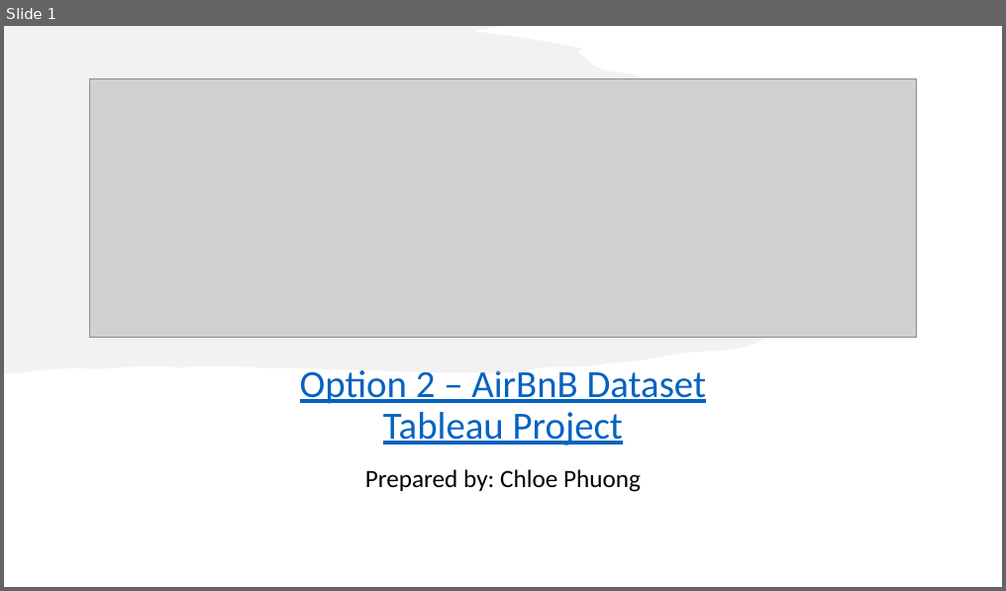
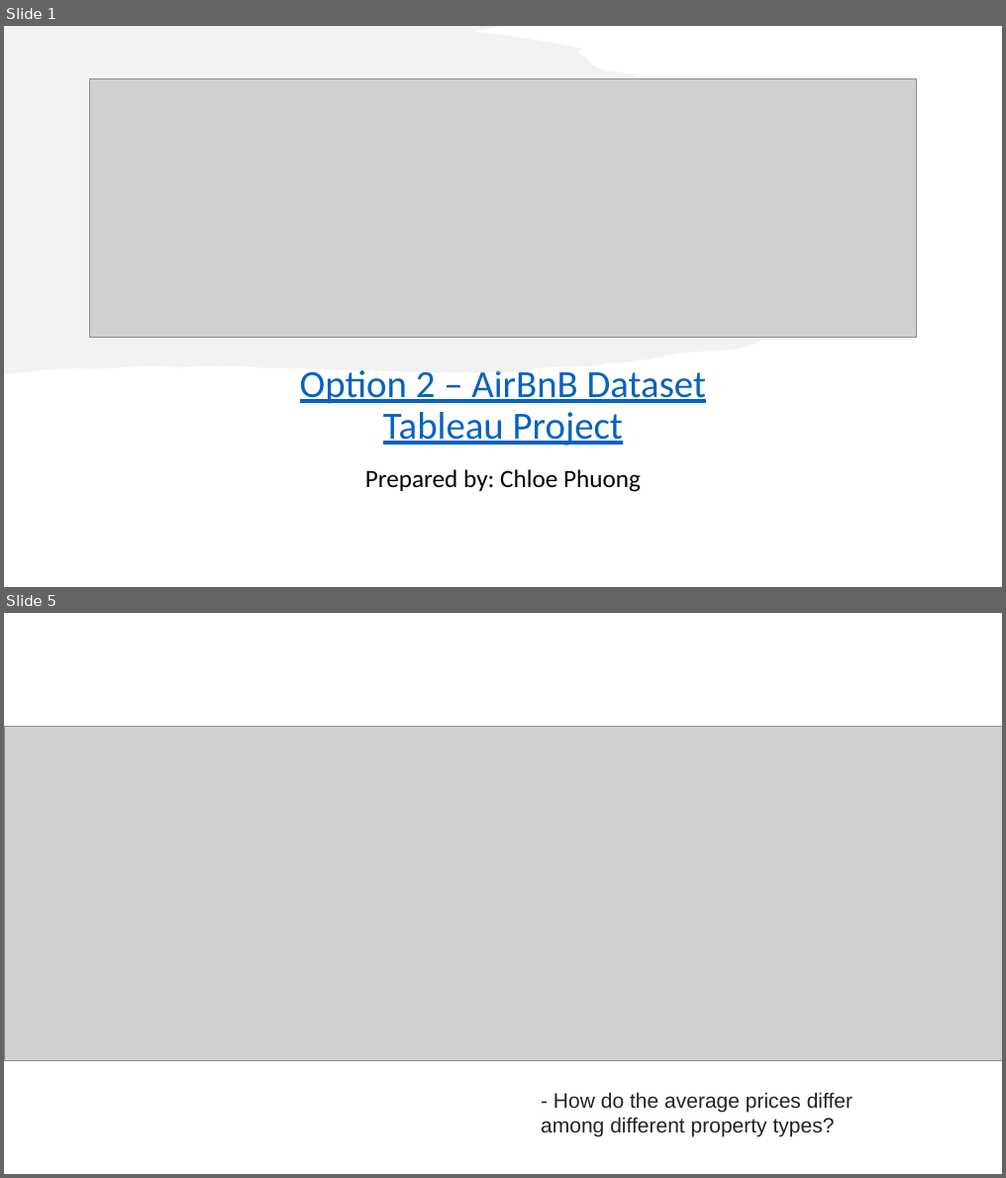
Before and after one commit to chloephuong/LHL-Final-Project-Tableau, a slide deck: Tableau Presentation File - Option 2 - AirBnB Dataset - Chloe Phuong.pptx. Shown one above the other, each under a label of ours: slide 1 before the commit, slides 1 and 5 after it; the slides between them are not shown. The pictures are 1006x591 and 1006x1178 pixels, drawn with LibreOffice and Linux fonts; fonts in the diff are those of the drawing; grey boxes stand for pictures. Boxes give left, top, right and bottom in pixels: in the first picture for what was removed or moved away, otherwise in the second. Text is boxed around its words. In the diff, an @@ line names an element or a change of style, - is before the commit and + after.

```diff
--- a/Tableau Presentation File - Option 2 - AirBnB Dataset - Chloe Phuong.pptx
+++ b/Tableau Presentation File - Option 2 - AirBnB Dataset - Chloe Phuong.pptx
@@ slide 5 added at [4,613,1002,1174], background #FFFFFF @@
@@ picture added at [4,726,1002,1061] @@
@@ text added at [541,1092,852,1137], 20 pt, text #1F2328 @@
+- How do the average prices differ among different property types?
```
Also in this commit, not shown: 6 other slides added, 5 slides removed.
